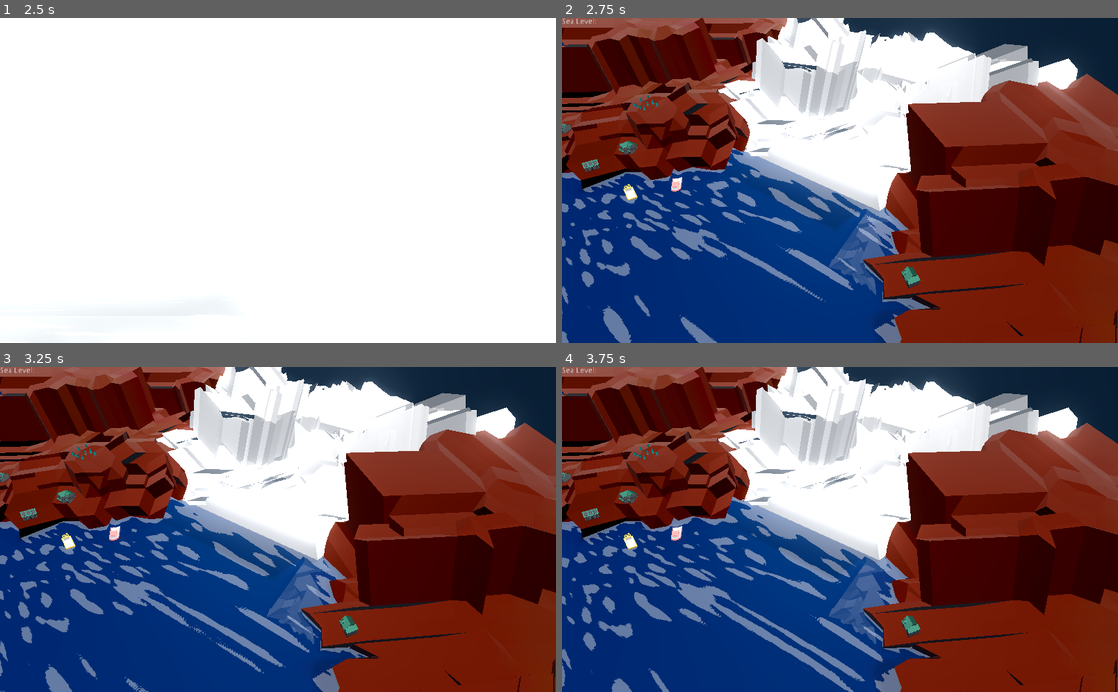
Above: before the commit, frames 1-4 (two rows, left to right).
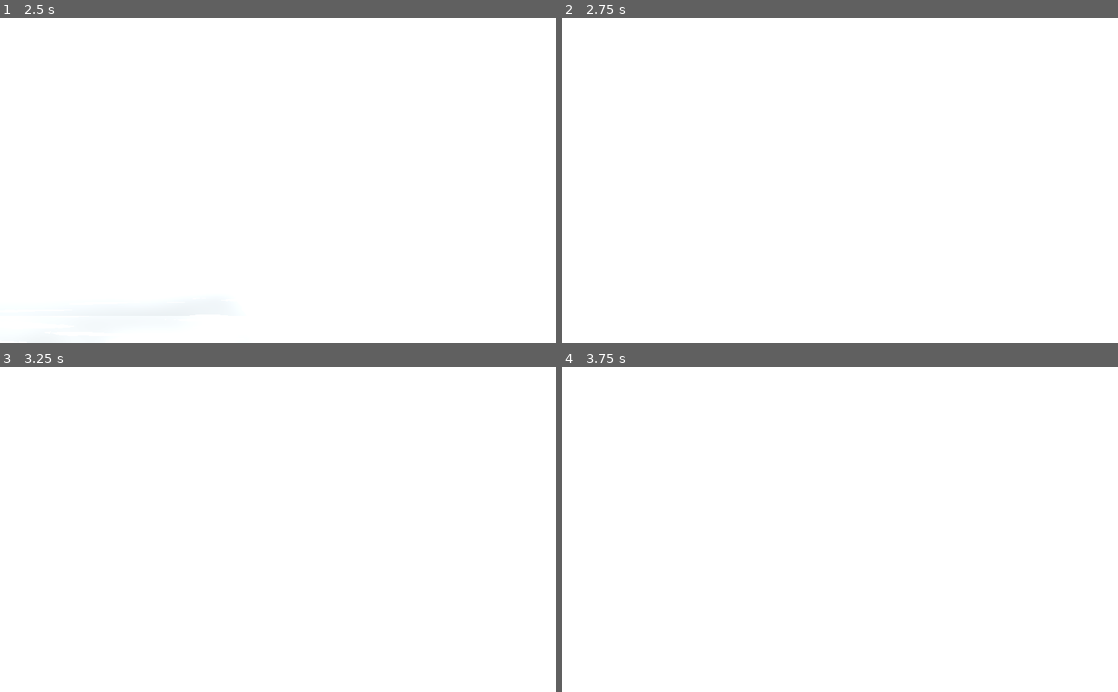
Above: after the commit, the same moments.

Repository: nikolajbaer/ld50
Game: Godot game, scene res://title.tscn
Two runs of this game, one before a commit and one after it. Both use one fixed random seed, a clock stepped at 60 frames per second and the inputs below.
Inputs (mouse positions are in pixels of both pictures, inside the frame that each line leads up to):
- Up to frame 1 (2.5 s): tap Enter at 0.5 s; move the mouse to (400, 164) at 0.52 s; click (400, 164) at 0.67 s; drag from (166, 196) to (250, 245) at 1.27 s; move the mouse to (333, 109) at 2.02 s; click (333, 109) at 2.17 s
- Up to frame 2 (2.75 s): no input
- Up to frame 3 (3.25 s): drag from (250, 594) to (111, 480) at 2.77 s
- Up to frame 4 (3.75 s): move the mouse to (1006, 578) at 3.52 s; click (1006, 578) at 3.67 s

Frame 1 is identical in both runs. In frame 2, 87% of the frame differs, in the area x 0-100%, y 0-100%; in frame 3, 87%; in frame 4, 87%.

Commit message:
game and title worldenvs

Diff:
--- a/game_env.tres
+++ b/game_env.tres
@@ -1,55 +1,54 @@
 [gd_resource type="Environment" load_steps=2 format=2]
 
 [sub_resource type="ProceduralSky" id=1]
-sky_top_color = Color( 0.929412, 0.929412, 0.929412, 1 )
-sky_horizon_color = Color( 0.313726, 0.270588, 0.270588, 1 )
-sky_curve = 0.0839729
-ground_bottom_color = Color( 0.172549, 0.215686, 0.258824, 1 )
-sun_latitude = 6.17
-sun_longitude = 7.15
-sun_curve = 0.00743253
-sun_energy = 3.0
+sky_energy = 1.5
+ground_bottom_color = Color( 0.0941176, 0.658824, 1, 1 )
+ground_horizon_color = Color( 0.607843, 0.482353, 0.376471, 1 )
+ground_curve = 0.16
+ground_energy = 0.5
 
 [resource]
 background_mode = 2
 background_sky = SubResource( 1 )
-background_sky_custom_fov = 6.8
-ambient_light_color = Color( 0, 0.972549, 1, 1 )
-ambient_light_energy = 1.4
+background_sky_custom_fov = 104.6
+ambient_light_color = Color( 1, 1, 1, 1 )
+ambient_light_energy = 2.14
 fog_enabled = true
-fog_sun_color = Color( 1, 1, 0, 1 )
-fog_sun_amount = 0.08
-fog_depth_begin = 275.0
-fog_depth_end = 1325.0
+fog_color = Color( 0.286275, 0.380392, 0.411765, 1 )
+fog_sun_color = Color( 1, 1, 0.815686, 1 )
+fog_sun_amount = 0.44
+fog_depth_begin = 0.0
+fog_depth_end = 182.1
 fog_depth_curve = 2.2974
 fog_transmit_enabled = true
-fog_transmit_curve = 0.707107
-tonemap_exposure = 0.81
-tonemap_white = 2.89
+fog_transmit_curve = 1.41421
+fog_height_enabled = true
+fog_height_curve = 63.9999
+tonemap_white = 2.15
 auto_exposure_enabled = true
-auto_exposure_scale = 1.05
-auto_exposure_min_luma = 0.76
-auto_exposure_max_luma = 2.5
-auto_exposure_speed = 0.01
+auto_exposure_scale = 0.7
 ss_reflections_fade_in = 0.109806
 ss_reflections_fade_out = 2.14355
 ss_reflections_depth_tolerance = 18.3
+ssao_radius = 54.8
+ssao_intensity = 7.62
+ssao_radius2 = 35.05
+ssao_intensity2 = 4.05
+ssao_bias = 0.001
+ssao_light_affect = 0.2
+ssao_ao_channel_affect = 0.38
+ssao_quality = 2
+dof_blur_far_distance = 771.62
+dof_blur_near_distance = 70.76
 glow_enabled = true
-glow_levels/2 = true
-glow_levels/3 = false
-glow_levels/4 = true
-glow_levels/5 = false
-glow_levels/6 = true
 glow_levels/7 = true
-glow_intensity = 0.1
-glow_strength = 0.92
+glow_intensity = 8.0
+glow_strength = 2.0
+glow_bloom = 0.27
 glow_blend_mode = 0
-glow_hdr_threshold = 0.68
-glow_hdr_luminance_cap = 3.83
-glow_hdr_scale = 0.8
-glow_bicubic_upscale = true
-glow_high_quality = true
+glow_hdr_threshold = 0.71
+glow_hdr_luminance_cap = 2.86
+glow_hdr_scale = 1.95
 adjustment_enabled = true
-adjustment_brightness = 0.95
-adjustment_contrast = 1.4
-adjustment_saturation = 1.4
+adjustment_contrast = 1.35
+adjustment_saturation = 2.45
--- /dev/null
+++ b/title-env.tres
@@ -0,0 +1,65 @@
+[gd_resource type="Environment" load_steps=2 format=2]
+
+[sub_resource type="ProceduralSky" id=17]
+radiance_size = 3
+sky_top_color = Color( 0, 0.286275, 0.447059, 1 )
+sky_horizon_color = Color( 0.564706, 1, 0.427451, 1 )
+sky_curve = 0.046587
+sky_energy = 3.97
+sun_color = Color( 0.811765, 0.811765, 0.811765, 1 )
+sun_energy = 17.11
+
+[resource]
+background_mode = 2
+background_sky = SubResource( 17 )
+background_sky_custom_fov = 66.4
+background_energy = 0.88
+ambient_light_color = Color( 0.65098, 0.65098, 0.65098, 1 )
+ambient_light_energy = 2.56
+ambient_light_sky_contribution = 0.97
+fog_enabled = true
+fog_color = Color( 0.498039, 0.545098, 0.592157, 1 )
+fog_sun_color = Color( 0.835294, 0.835294, 0.835294, 1 )
+fog_sun_amount = 0.17
+fog_depth_begin = 35.0
+fog_depth_curve = 0.138696
+fog_transmit_enabled = true
+fog_transmit_curve = 0.225313
+fog_height_enabled = true
+fog_height_min = 0.0
+fog_height_max = 150.0
+fog_height_curve = 0.870551
+tonemap_mode = 2
+tonemap_exposure = 0.81
+tonemap_white = 6.78
+auto_exposure_enabled = true
+auto_exposure_scale = 2.4
+auto_exposure_min_luma = 1.85
+auto_exposure_max_luma = 8.1
+auto_exposure_speed = 3.3
+ss_reflections_enabled = true
+ssao_enabled = true
+ssao_radius = 32.97
+ssao_intensity = 10.6
+ssao_intensity2 = 7.2
+ssao_bias = 0.76
+ssao_light_affect = 0.13
+ssao_ao_channel_affect = 0.17
+ssao_quality = 2
+ssao_edge_sharpness = 0.8
+dof_blur_far_distance = 1.77
+dof_blur_far_transition = 0.03
+dof_blur_far_amount = 0.0
+glow_enabled = true
+glow_intensity = 0.19
+glow_strength = 0.6
+glow_bloom = 0.89
+glow_blend_mode = 0
+glow_hdr_threshold = 0.95
+glow_hdr_luminance_cap = 10.4
+glow_hdr_scale = 1.75
+glow_bicubic_upscale = true
+glow_high_quality = true
+adjustment_enabled = true
+adjustment_contrast = 1.35
+adjustment_saturation = 2.41
